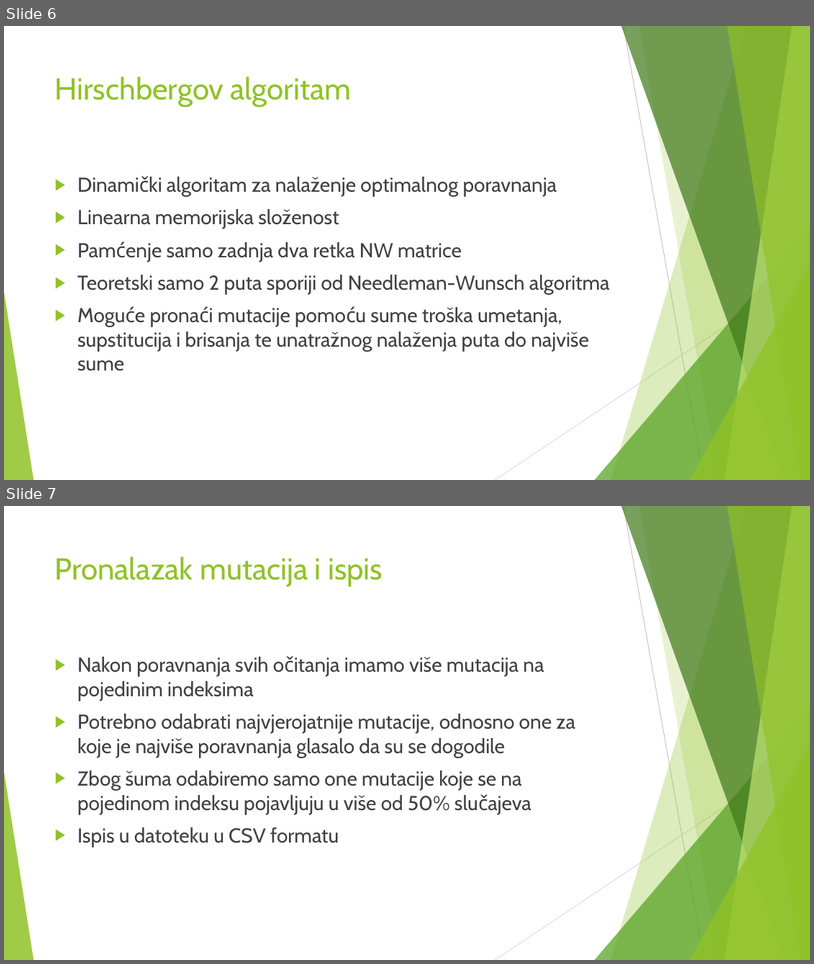
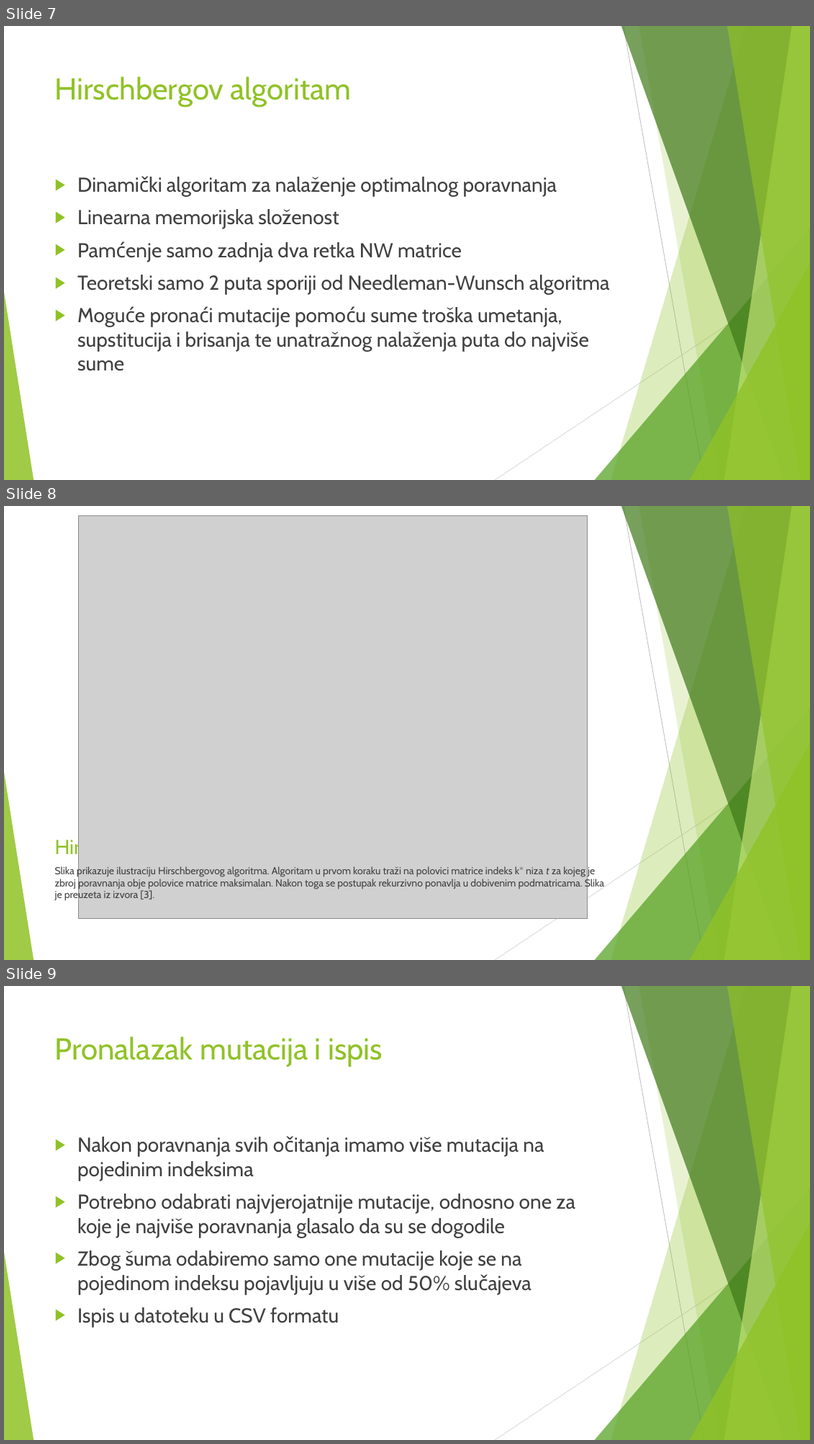
Before and after one commit to luka95/bioinf-mutation-finder, a slide deck: Prezentacija.pptx. Shown one above the other, each under a label of ours: slides 6 and 7 before the commit, slides 7, 8 and 9 after it. The pictures are 814x964 and 814x1444 pixels, drawn with LibreOffice and Linux fonts; fonts in the diff are those of the drawing; grey boxes stand for pictures. Boxes give left, top, right and bottom in pixels: in the first picture for what was removed or moved away, otherwise in the second. Text is boxed around its words. In the diff, an @@ line names an element or a change of style, - is before the commit and + after.

```diff
--- a/Prezentacija.pptx
+++ b/Prezentacija.pptx
@@ slide 8 added at (x1=4, y1=506, x2=810, y2=960), background #FFFFFF; not listed: 10 template elements that a slide beside it also shows @@
@@ picture added at (x1=78, y1=515, x2=588, y2=919) @@
@@ title added at (x1=55, y1=836, x2=168, y2=858), 24 pt, text #90C226 @@
+Hirschbergov algoritam
@@ text added at (x1=55, y1=865, x2=604, y2=901), 12 pt, text #404040 @@
+Slika prikazuje ilustraciju Hirschbergovog algoritma. Algoritam u prvom koraku traži na polovici matrice indeks k* niza t za kojeg je zbroj poravnanja obje polovice matrice maksimalan. Nakon toga se postupak rekurzivno ponavlja u dobivenim podmatricama. Slika je preuzeta iz izvora [3].
@@ what was slide 6 is now slide 7 @@
@@ what was slide 7 is now slide 9 @@
```
Also in this commit, not shown: 2 other slides added.
